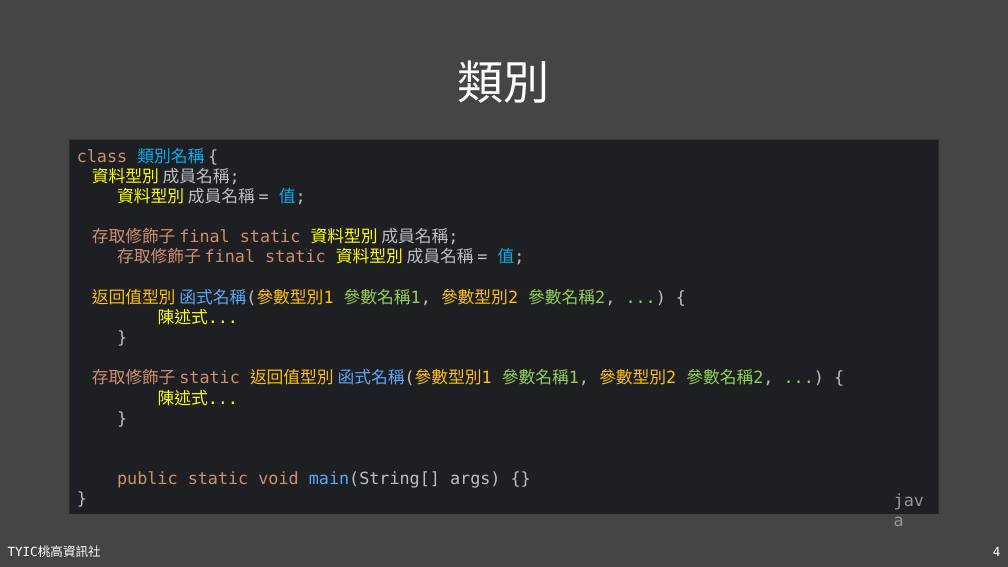
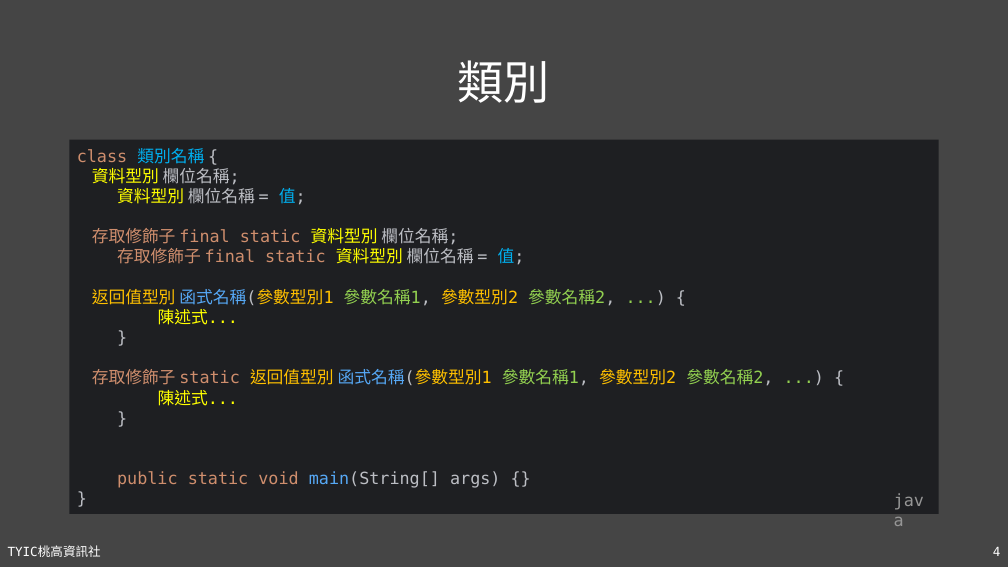
Before and after one commit to TYSHIC/slides, a slide deck: slide 4 of powerpoint/08_OOP與類別.pptx. Drawn at 1008x567 pixels with LibreOffice and Linux fonts; fonts in the diff are those of the drawing. Boxes give left, top, right and bottom in pixels: in the first picture for what was removed or moved away, otherwise in the second. Text is boxed around its words. In the diff, an @@ line names an element or a change of style, - is before the commit and + after.

```diff
--- a/powerpoint/08_OOP與類別.pptx
+++ b/powerpoint/08_OOP與類別.pptx
@@ text in rectangle at (92, 168, 525, 265): text changed @@
-資料型別 成員名稱;
-資料型別 成員名稱 = 值;
-存取修飾子 final static 資料型別 成員名稱;
-存取修飾子 final static 資料型別 成員名稱 = 值;
+資料型別 欄位名稱;
+資料型別 欄位名稱 = 值;
+存取修飾子 final static 資料型別 欄位名稱;
+存取修飾子 final static 資料型別 欄位名稱 = 值;
```
Also in this commit, not shown: 11 other slides changed, 7 slides added, 9 other files.
